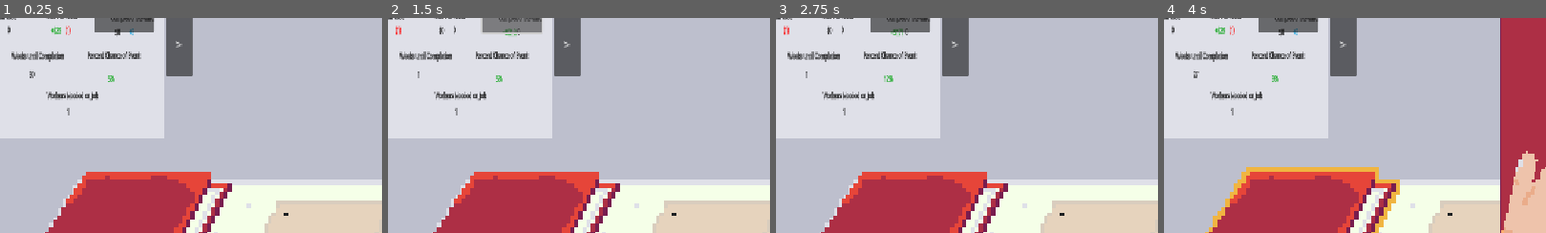
Above: before the commit, frames 1-4 (left to right).
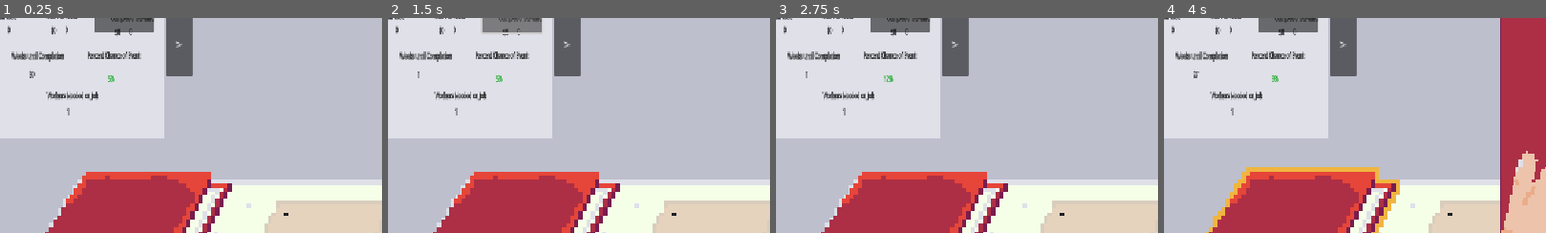
Above: after the commit, the same moments.

Repository: deruitda/ludum-dare-58
Game: Godot game, scene res://main.tscn
The game is run twice, just before and just after one commit, with the same random seed, the same clock (stepped at 60 frames per second) and the same inputs.
Inputs (mouse positions are % of the whole screen's width and height, from its top left):
- Up to frame 1 (0.25 s): no input
- Up to frame 2 (1.5 s): click "Accept" at 0.5 s; click "Accept" at 1.25 s
- Up to frame 3 (2.75 s): click "Next Week" at 2 s
- Up to frame 4 (4 s): click "Next Week" at 2.75 s; click (22, 72) at 3.5 s
The pictures show only the part of the screen within x 6-56%, y 18-68%; the shares and areas given below are measured in that part.

The runs differ from the first frame. In frame 1, 0.1% of the frame differs, in the area x 13-35%, y 3-8%; in frame 2, 0.1%; in frame 3, 0.1%; in frame 4, 0.1%.

Commit message:
using cost for the ish

Diff:
--- a/entities/IncomeStreams/income_stream.gd
+++ b/entities/IncomeStreams/income_stream.gd
@@ -80,3 +80,30 @@
 
 func remove_all_workers() -> void:
 	CapacityManager.remove_capacities_by_income_stream(self)
+
+func is_on_last_week() -> bool:
+	return active_weeks_transpired == duration_in_weeks - 1
+
+func get_forecasted_cost() -> Cost:
+	var return_cost = Cost.new()
+	if is_idle() == false:
+		return_cost.add_to_cost(weekly_return_cost)
+		if is_on_last_week():
+			return_cost.add_to_cost(completed_return_cost)
+	return return_cost
+
+func get_forecasted_income_cost() -> Cost:
+	var return_cost = Cost.new()
+	if is_idle() == false:
+		return_cost.add_to_cost(weekly_return_cost.get_only_positive_cost())
+		if is_on_last_week():
+			return_cost.add_to_cost(completed_return_cost.get_only_positive_cost())
+	return return_cost
+
+func get_forecasted_expense_cost() -> Cost:
+	var return_cost = Cost.new()
+	if is_idle() == false:
+		return_cost.add_to_cost(weekly_return_cost.get_only_negative_cost())
+		if is_on_last_week():
+			return_cost.add_to_cost(completed_return_cost.get_only_negative_cost())
+	return return_cost
--- a/entities/Worker/worker.gd
+++ b/entities/Worker/worker.gd
@@ -54,3 +54,9 @@
 
 func do_promotion() -> void:
 	number_of_raises = number_of_raises + 1
+
+func get_forecasted_cost() -> Cost:
+	var return_cost = Cost.new()
+	return_cost.set_cost(-1 * cost_per_week)
+	return_cost.set_respect(get_current_weekly_respect_amount())
+	return return_cost
--- a/managers/IncomeStreamsManagers/income_stream_manager.gd
+++ b/managers/IncomeStreamsManagers/income_stream_manager.gd
@@ -36,11 +36,23 @@
 				return_array.append(child)
 	return return_array
 
-func get_forecasted_income() -> int:
-	var forecasted_income: int = 0
-	for income_stream in  get_active_income_streams():
-		forecasted_income = forecasted_income + income_stream.weekly_return_cost.cost
-	return forecasted_income
+func get_forecasted_cost() -> Cost:
+	var return_cost = Cost.new()
+	for income_stream in get_current_income_streams():
+		return_cost.add_to_cost(income_stream.get_forecasted_cost())
+	return return_cost
+
+func get_forecasted_income() -> Cost:
+	var return_cost = Cost.new()
+	for income_stream in get_current_income_streams():
+		return_cost.add_to_cost(income_stream.get_forecasted_income_cost())
+	return return_cost
+
+func get_forecasted_expense() -> Cost:
+	var return_cost = Cost.new()
+	for income_stream in get_current_income_streams():
+		return_cost.add_to_cost(income_stream.get_forecasted_expense_cost())
+	return return_cost
 
 func abandon_income_stream(income_stream) -> void:
 	CapacityManager.remove_capacities_by_income_stream(income_stream)
--- a/managers/game_manager.gd
+++ b/managers/game_manager.gd
@@ -63,3 +63,24 @@
 	SignalBus.week_changed.emit()
 	SignalBus.on_week_report_publish.emit(running_report)
 	running_report.refresh()
+
+
+func get_forecasted_cost() -> Cost:
+	var return_cost = Cost.new()
+	return_cost.add_to_cost(WorkerManager.get_forecasted_cost())
+	return_cost.add_to_cost(IncomeStreamManager.get_forecasted_cost())
+	return return_cost
+
+func get_forecasted_expenses() -> Cost:
+	var return_cost = Cost.new()
+	return_cost.add_to_cost(WorkerManager.get_forecasted_expenses())
+	return_cost.add_to_cost(IncomeStreamManager.get_forecasted_expense())
+
+	return return_cost
+
+func get_forecasted_income() -> Cost:
+	var return_cost = Cost.new()
+	return_cost.add_to_cost(WorkerManager.get_forecasted_income())
+	return_cost.add_to_cost(IncomeStreamManager.get_forecasted_income())
+
+	return return_cost
--- a/managers/worker_manager.gd
+++ b/managers/worker_manager.gd
@@ -20,16 +20,23 @@
 func get_number_of_workers() -> int:
 	return get_child_count()
 
-func get_forecasted_expenses() -> int:
-	var forecasted_expenses: int = 0
+func get_forecasted_expenses() -> Cost:
+	var return_cost = Cost.new()
 	for worker in WorkerManager.get_workers():
-		forecasted_expenses = forecasted_expenses + worker.get_cost_per_week()
+		return_cost.add_to_cost(worker.get_forecasted_cost().get_only_negative_cost())
 
-	return forecasted_expenses
+	return return_cost
 
-func get_forecasted_respect() -> int:
-	var forecasted_respect: int = 0
+func get_forecasted_cost() -> Cost:
+	var return_cost = Cost.new()
 	for worker in WorkerManager.get_workers():
-		forecasted_respect = forecasted_respect + worker.get_current_weekly_respect_amount()
+		return_cost.add_to_cost(worker.get_forecasted_cost())
 
-	return forecasted_respect
+	return return_cost
+
+func get_forecasted_income() -> Cost:
+	var return_cost = Cost.new()
+	for worker in WorkerManager.get_workers():
+		return_cost.add_to_cost(worker.get_forecasted_cost().get_only_positive_cost())
+
+	return return_cost
--- a/scenes/binder/income_streams_page.gd
+++ b/scenes/binder/income_streams_page.gd
@@ -24,8 +24,8 @@
 
 func set_labels() -> void:
 	total_money_label.set_value(GameState.total_money)
-	forcasted_income_amount_label.set_value(GameState.get_forecasted_income())
-	forcasted_expenses_amount_label.set_value(GameState.get_forecasted_expenses() * -1)
+	forcasted_income_amount_label.set_value(GameManager.get_forecasted_income().cost)
+	forcasted_expenses_amount_label.set_value(GameManager.get_forecasted_expenses().cost)
 func set_income_streams(income_streams: Array[IncomeStream]) -> void:
 	refresh()
 	for income_stream in income_streams:
--- a/scenes/binder/income_streams_page.tscn
+++ b/scenes/binder/income_streams_page.tscn
@@ -33,10 +33,10 @@
 
 [node name="TotalMoneyLabel" parent="Control" node_paths=PackedStringArray("label_component") instance=ExtResource("5_vmer1")]
 layout_mode = 0
-offset_left = 54.178486
-offset_top = 6.9720063
-offset_right = 94.17848
-offset_bottom = 29.972006
+offset_left = 55.25345
+offset_top = 6.7541313
+offset_right = 95.25345
+offset_bottom = 29.754131
 scale = Vector2(0.35288483, 0.35288483)
 label_component = NodePath("../MoneyLabelComponent")
 
@@ -53,10 +53,10 @@
 
 [node name="ForcastedIncomeAmountLabel" parent="Control" node_paths=PackedStringArray("label_component") instance=ExtResource("5_vmer1")]
 layout_mode = 0
-offset_left = 54.178474
-offset_top = 14.379765
-offset_right = 94.178474
-offset_bottom = 37.379765
+offset_left = 56.32841
+offset_top = 14.379763
+offset_right = 96.328415
+offset_bottom = 37.37976
 scale = Vector2(0.35288483, 0.35288483)
 label_component = NodePath("../MoneyLabelComponent")
 
--- a/scenes/binder/workers_page.gd
+++ b/scenes/binder/workers_page.gd
@@ -16,7 +16,7 @@
 	refresh()
 
 func refresh():
-	this_weeks_respect_value.text = str(WorkerManager.get_forecasted_respect())
+	this_weeks_respect_value.text = str(WorkerManager.get_forecasted_cost().respect)
 	total_respect_value.text = str(GameState.total_respect)
 	level_value.text = str(GameState.get_level())
 	worker_overview_grid.reset()
--- a/states/game_state.gd
+++ b/states/game_state.gd
@@ -31,8 +31,3 @@
 func increment_week() -> void:
 	current_week = current_week + 1
 #
-func get_forecasted_expenses() -> int:
-	return WorkerManager.get_forecasted_expenses()
-
-func get_forecasted_income() -> int:
-	return IncomeStreamManager.get_forecasted_income()
--- a/utilities/cost.gd
+++ b/utilities/cost.gd
@@ -1,11 +1,31 @@
 extends Node
 class_name Cost
 
-@onready var cost: int
-@onready var respect: int
+@onready var cost: int = 0
+@onready var respect: int = 0
 
 func set_cost(new_cost: int) -> void:
 	cost = new_cost
 
 func set_respect(new_respect: int) -> void:
 	respect = new_respect
+
+func add_to_cost(adding_cost: Cost) -> void:
+	cost = cost + adding_cost.cost
+	respect = respect + adding_cost.respect
+
+func get_only_positive_cost() -> Cost:
+	var return_cost = Cost.new()
+	if cost > 0:
+		return_cost.set_cost(cost)
+	if respect > 0:
+		return_cost.set_respect(respect)
+	return return_cost
+
+func get_only_negative_cost() -> Cost:
+	var return_cost = Cost.new()
+	if cost < 0:
+		return_cost.set_cost(cost)
+	if respect < 0:
+		return_cost.set_respect(respect)
+	return return_cost
